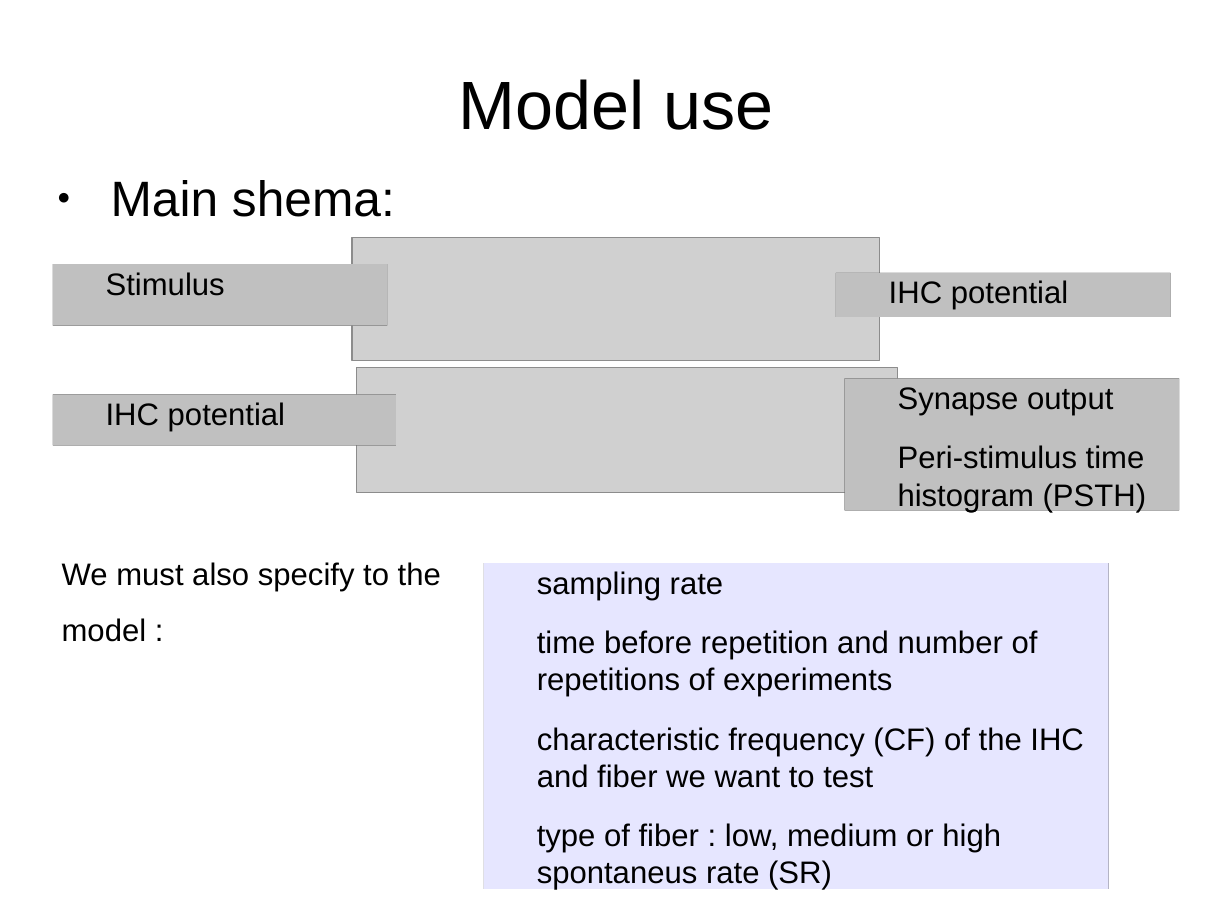
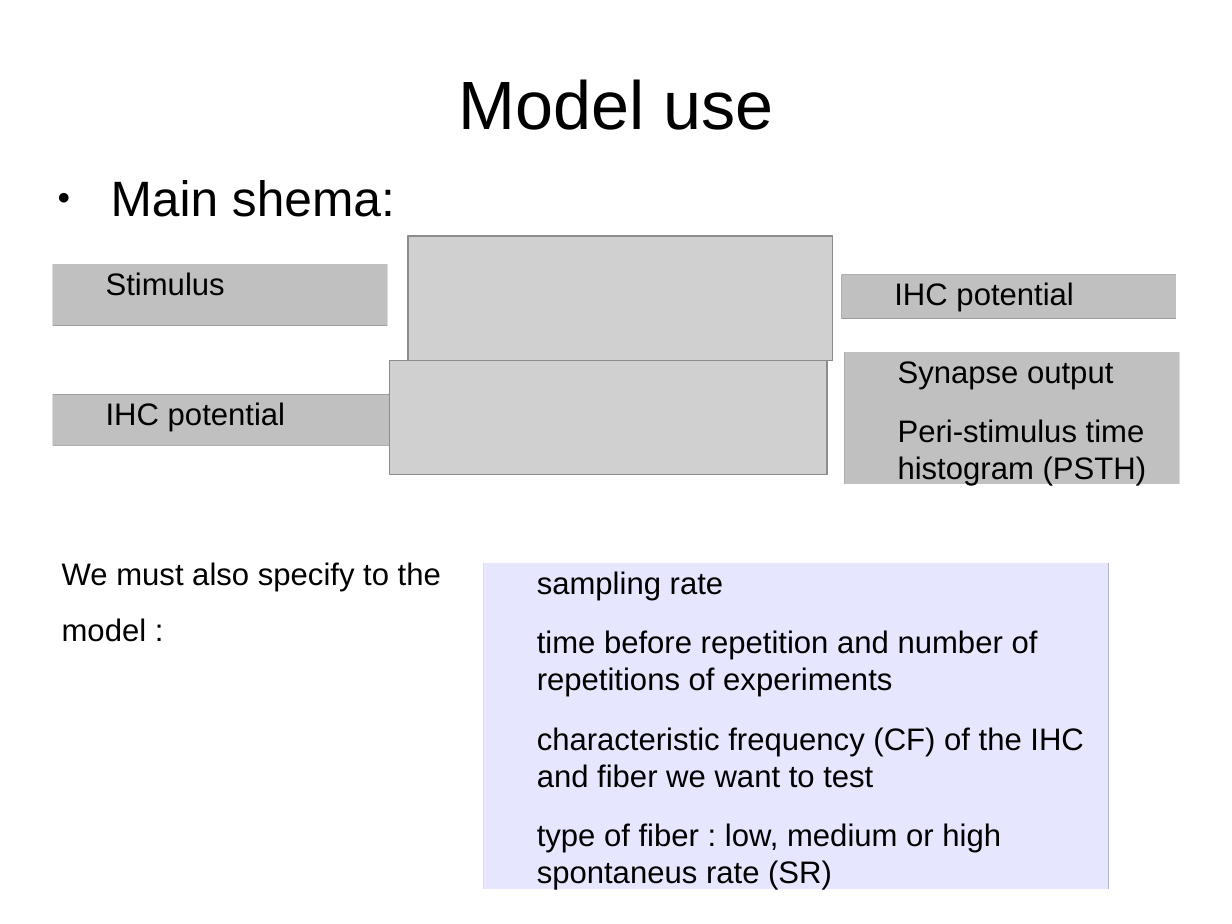
Before and after one commit to MaelleC/auditory-things, a slide deck: slide 8 of presentation/pres1.odp. Drawn at 1232x924 pixels with LibreOffice and Linux fonts; fonts in the diff are those of the drawing; grey boxes stand for pictures. Boxes give left, top, right and bottom in pixels: in the first picture for what was removed or moved away, otherwise in the second. Text is boxed around its words. In the diff, an @@ line names an element or a change of style, - is before the commit and + after.

```diff
--- a/presentation/pres1.odp
+++ b/presentation/pres1.odp
@@ picture: place and size @@
-picture at (352,237,880,361)
+picture at (408,236,833,361)
@@ text "IHC potential": place and size @@
-text "IHC potential" at (836,273,1171,316)
+text "IHC potential" at (842,275,1176,319)
@@ text "Synapse output": place and size @@
-text "Synapse output" at (845,379,1179,511)
+text "Synapse output" at (845,352,1179,484)
@@ picture: place and size @@
-picture at (357,368,898,493)
+picture at (390,361,827,475)
```
Also in this commit, not shown: 3 other slides changed, 1 slide added, 5 other files.
